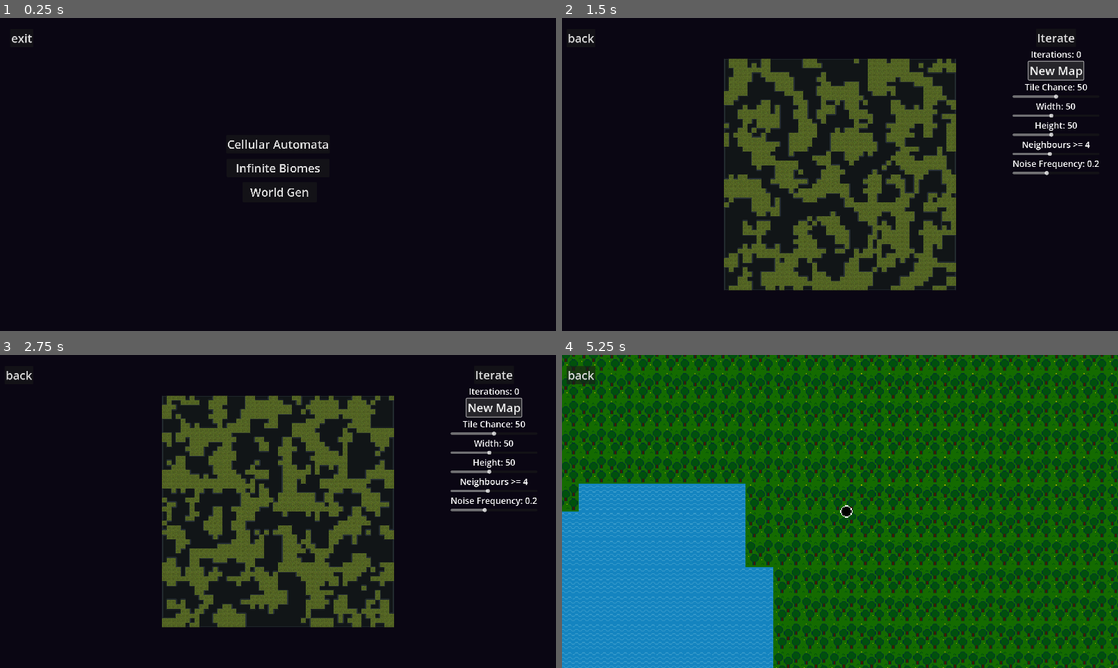
Above: before the commit, frames 1-4 (two rows, left to right).
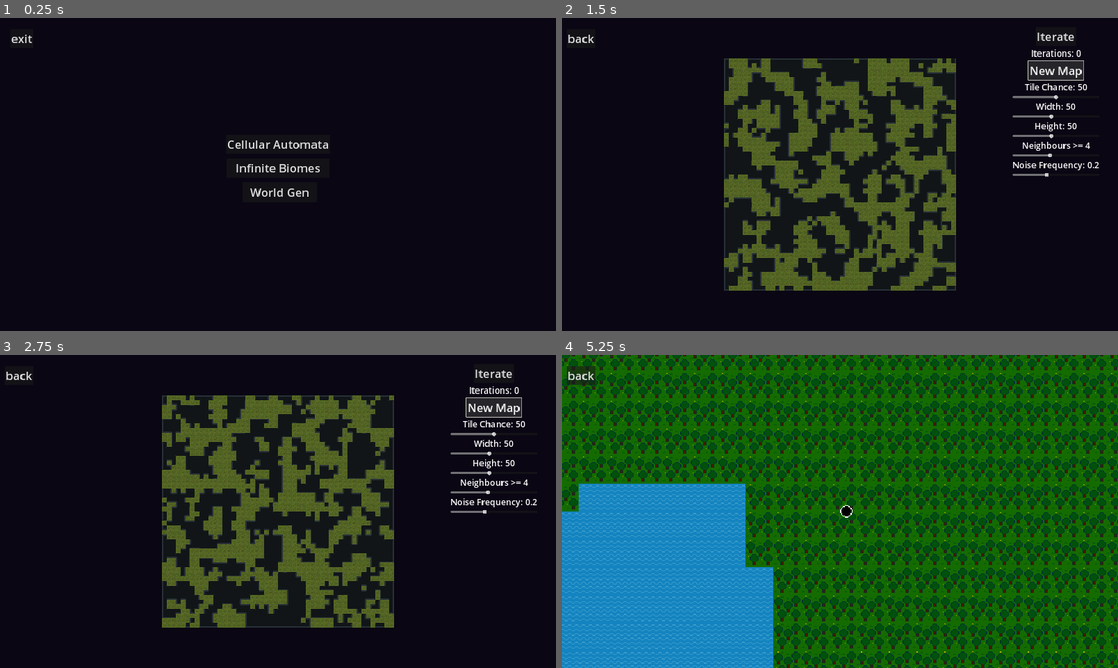
Above: after the commit, the same moments.

Repository: G-Milzink/ProcGen_exp
Game: Godot game, scene res://main.tscn
Same seed, same stepped clock (60 frames per second), same inputs: the game is played once before the commit and once after it.
Inputs:
- Up to frame 1 (0.25 s): no input
- Up to frame 2 (1.5 s): click "Cellular Automata" at 0.5 s; click "New Map" at 1.25 s
- Up to frame 3 (2.75 s): click "New Map" at 2 s
- Up to frame 4 (5.25 s): click "Iterate" at 2.75 s; click "back" at 3.5 s; click "Infinite Biomes" at 4.25 s; tap Enter at 5 s; hold D (right) from 5.03 s (still down); hold Space (ui_select) from 5.03 s (still down)

The runs differ from the first frame. In frame 1, 0.4% of the frame differs, in the area x 2-59%, y 5-58%; in frame 2, 2.0%; in frame 3, 2.1%; in frame 4, 4.1%, in the area x 0-100%, y 0-100%.

Commit message:
initial base implementation of KCC_dungeon generator. (random_rooms,prims algo)

Diff:
--- /dev/null
+++ b/KCC_rnd_Dungeon/kcc_rnd_dungeon.gd
@@ -0,0 +1,83 @@
+extends Node2D
+
+var room = preload("res://KCC_rnd_Dungeon/room.tscn")
+
+@export var tile_size = 32
+@export var num_rooms = 50
+@export var min_size = 4
+@export var max_size = 10
+@export var horiz_spread = 100
+@export var cull = 0.4
+
+var path  #Astar pathfinding object
+
+func _ready():
+	randomize()
+	_makeRooms()
+
+func _makeRooms():
+	for i in num_rooms:
+		var pos = Vector2(randi_range(-horiz_spread,horiz_spread),0)
+		var r = room.instantiate()
+		var w = min_size + randi() % (max_size - min_size)
+		var h = min_size + randi() % (max_size - min_size)
+		r.makeRoom(pos, Vector2(w,h) * tile_size)
+		$Rooms.add_child(r)
+	# wait for movement to stop:
+	await(get_tree().create_timer(1.5).timeout)
+	# cull rooms:
+	var room_positions = []
+	for room in $Rooms.get_children():
+		if randf() < cull:
+			room.queue_free()
+		else:
+			room.set_freeze_enabled(true)
+			room_positions.append(Vector2(room.position))
+	await get_tree().process_frame
+	# generate a Minimum Spanning Tree connecting rooms
+	path = find_mst(room_positions)
+
+func _draw():
+	for room in $Rooms.get_children():
+		draw_rect(Rect2(room.position - room.size + room.size / 2, room.size ), Color.YELLOW, false)
+
+	if path:
+		for p in path.get_point_ids():
+			for c in path.get_point_connections(p):
+				var pp = path.get_point_position(p)
+				var cp = path.get_point_position(c)
+				draw_line(pp,cp,Color.YELLOW, 15, true)
+
+func _process(delta):
+	queue_redraw()
+
+func _input(event):
+	if event.is_action_pressed("ui_select"):
+		for n in $Rooms.get_children():
+			n.queue_free()
+		_makeRooms()
+
+func find_mst(nodes):
+	#Prims alghorithm
+	var path = AStar2D.new()
+	path.add_point(path.get_available_point_id(),nodes.pop_front())
+
+	# repeat until no more nodes remain
+	while nodes:
+		var min_dist = INF # min distance so far
+		var min_pos = null # position of that node
+		var cur_pos = null # current position
+		# loop through points in path
+		for point1 in path.get_point_ids():
+			var p1_pos = path.get_point_position(point1)
+			# loop through the remaining nodes
+			for point2 in nodes:
+				if p1_pos.distance_to(point2) < min_dist:
+					min_dist = p1_pos.distance_to(point2)
+					min_pos = point2
+					cur_pos = p1_pos
+		var node = path.get_available_point_id()
+		path.add_point(node,min_pos)
+		path.connect_points(path.get_closest_point(cur_pos),node)
+		nodes.erase(min_pos)
+	return path
--- /dev/null
+++ b/KCC_rnd_Dungeon/kcc_rnd_dungeon.tscn
@@ -0,0 +1,16 @@
+[gd_scene load_steps=3 format=3 uid="uid://b3vr8v7lvo5wh"]
+
+[ext_resource type="Script" path="res://KCC_rnd_Dungeon/kcc_rnd_dungeon.gd" id="1_mtfhw"]
+[ext_resource type="TileSet" uid="uid://bdpje1gn52vxj" path="res://tilesets/KCC_dungeon.tres" id="2_jjgpw"]
+
+[node name="KCC_rnd_Dungeon" type="Node2D"]
+script = ExtResource("1_mtfhw")
+
+[node name="Rooms" type="Node" parent="."]
+
+[node name="Camera2D" type="Camera2D" parent="."]
+zoom = Vector2(0.4, 0.4)
+
+[node name="TileMap" type="TileMap" parent="."]
+tile_set = ExtResource("2_jjgpw")
+format = 2
--- /dev/null
+++ b/KCC_rnd_Dungeon/room.gd
@@ -0,0 +1,11 @@
+extends RigidBody2D
+
+var size
+
+func makeRoom(_pos,_size):
+	position = _pos
+	size = _size
+	var s = RectangleShape2D.new()
+	s.custom_solver_bias = 0.75
+	s.size = size
+	$CollisionShape2D.shape = s
--- /dev/null
+++ b/KCC_rnd_Dungeon/room.tscn
@@ -0,0 +1,9 @@
+[gd_scene load_steps=2 format=3 uid="uid://hogsn73h5hq1"]
+
+[ext_resource type="Script" path="res://KCC_rnd_Dungeon/room.gd" id="1_owdsc"]
+
+[node name="Room" type="RigidBody2D"]
+lock_rotation = true
+script = ExtResource("1_owdsc")
+
+[node name="CollisionShape2D" type="CollisionShape2D" parent="."]
--- a/project.godot
+++ b/project.godot
@@ -27,11 +27,17 @@
 window/size/always_on_top=true
 window/size/window_width_override=960
 window/size/window_height_override=540
-window/stretch/mode="viewport"
+window/stretch/mode="canvas_items"
 
 [editor_plugins]
 
 enabled=PackedStringArray("res://addons/horizontal_file_system/plugin.cfg")
+
+[file_customization]
+
+folder_colors={
+"res://KCC_rnd_Dungeon/": "red"
+}
 
 [input]
 
@@ -56,6 +62,10 @@
 ]
 }
 
+[physics]
+
+2d/default_gravity=0.0
+
 [rendering]
 
 textures/canvas_textures/default_texture_filter=0
--- /dev/null
+++ b/tilesets/KCC_dungeon.tres
@@ -0,0 +1,106 @@
+[gd_resource type="TileSet" load_steps=3 format=3 uid="uid://bdpje1gn52vxj"]
+
+[sub_resource type="CompressedTexture2D" id="CompressedTexture2D_rqe13"]
+load_path = "res://.godot/imported/dungeon_tileset.png-1ec00b8c04a3d20b7a9304fd9b58d3bc.ctex"
+
+[sub_resource type="TileSetAtlasSource" id="TileSetAtlasSource_wq2yn"]
+texture = SubResource("CompressedTexture2D_rqe13")
+texture_region_size = Vector2i(32, 32)
+1:0/0 = 0
+1:0/0/terrain_set = 0
+1:0/0/terrains_peering_bit/bottom_right_corner = 0
+2:0/0 = 0
+2:0/0/terrain_set = 0
+2:0/0/terrains_peering_bit/bottom_right_corner = 0
+2:0/0/terrains_peering_bit/bottom_side = 0
+2:0/0/terrains_peering_bit/bottom_left_corner = 0
+3:0/0 = 0
+3:0/0/terrain_set = 0
+3:0/0/terrains_peering_bit/bottom_left_corner = 0
+0:1/0 = 0
+0:1/0/terrain_set = 0
+0:1/0/terrains_peering_bit/bottom_right_corner = 0
+1:1/0 = 0
+1:1/0/terrain_set = 0
+1:1/0/terrains_peering_bit/right_side = 0
+1:1/0/terrains_peering_bit/bottom_right_corner = 0
+1:1/0/terrains_peering_bit/bottom_side = 0
+1:1/0/terrains_peering_bit/bottom_left_corner = 0
+1:1/0/terrains_peering_bit/top_right_corner = 0
+2:1/0 = 0
+2:1/0/terrain_set = 0
+3:1/0 = 0
+3:1/0/terrain_set = 0
+3:1/0/terrains_peering_bit/bottom_right_corner = 0
+3:1/0/terrains_peering_bit/bottom_side = 0
+3:1/0/terrains_peering_bit/bottom_left_corner = 0
+3:1/0/terrains_peering_bit/left_side = 0
+3:1/0/terrains_peering_bit/top_left_corner = 0
+4:1/0 = 0
+4:1/0/terrain_set = 0
+4:1/0/terrains_peering_bit/bottom_left_corner = 0
+0:2/0 = 0
+0:2/0/terrain_set = 0
+0:2/0/terrains_peering_bit/right_side = 0
+0:2/0/terrains_peering_bit/bottom_right_corner = 0
+0:2/0/terrains_peering_bit/top_right_corner = 0
+1:2/0 = 0
+1:2/0/terrain_set = 0
+2:2/0 = 0
+2:2/0/terrain_set = 0
+2:2/0/terrain = 0
+2:2/0/terrains_peering_bit/right_side = 0
+2:2/0/terrains_peering_bit/bottom_right_corner = 0
+2:2/0/terrains_peering_bit/bottom_side = 0
+2:2/0/terrains_peering_bit/bottom_left_corner = 0
+2:2/0/terrains_peering_bit/left_side = 0
+2:2/0/terrains_peering_bit/top_left_corner = 0
+2:2/0/terrains_peering_bit/top_side = 0
+2:2/0/terrains_peering_bit/top_right_corner = 0
+3:2/0 = 0
+3:2/0/terrain_set = 0
+4:2/0 = 0
+4:2/0/terrain_set = 0
+4:2/0/terrains_peering_bit/bottom_left_corner = 0
+4:2/0/terrains_peering_bit/left_side = 0
+4:2/0/terrains_peering_bit/top_left_corner = 0
+0:3/0 = 0
+0:3/0/terrain_set = 0
+0:3/0/terrains_peering_bit/top_right_corner = 0
+1:3/0 = 0
+1:3/0/terrain_set = 0
+1:3/0/terrains_peering_bit/right_side = 0
+1:3/0/terrains_peering_bit/bottom_right_corner = 0
+1:3/0/terrains_peering_bit/top_left_corner = 0
+1:3/0/terrains_peering_bit/top_side = 0
+1:3/0/terrains_peering_bit/top_right_corner = 0
+2:3/0 = 0
+2:3/0/terrain_set = 0
+3:3/0 = 0
+3:3/0/terrain_set = 0
+3:3/0/terrains_peering_bit/bottom_left_corner = 0
+3:3/0/terrains_peering_bit/left_side = 0
+3:3/0/terrains_peering_bit/top_left_corner = 0
+3:3/0/terrains_peering_bit/top_side = 0
+3:3/0/terrains_peering_bit/top_right_corner = 0
+4:3/0 = 0
+4:3/0/terrain_set = 0
+4:3/0/terrains_peering_bit/top_left_corner = 0
+1:4/0 = 0
+1:4/0/terrain_set = 0
+1:4/0/terrains_peering_bit/top_right_corner = 0
+2:4/0 = 0
+2:4/0/terrain_set = 0
+2:4/0/terrains_peering_bit/top_left_corner = 0
+2:4/0/terrains_peering_bit/top_side = 0
+2:4/0/terrains_peering_bit/top_right_corner = 0
+3:4/0 = 0
+3:4/0/terrain_set = 0
+3:4/0/terrains_peering_bit/top_left_corner = 0
+
+[resource]
+tile_size = Vector2i(32, 32)
+terrain_set_0/mode = 0
+terrain_set_0/terrain_0/name = "dungeon 0"
+terrain_set_0/terrain_0/color = Color(0.5, 0.34375, 0.25, 1)
+sources/0 = SubResource("TileSetAtlasSource_wq2yn")
Binary file added: 0_PNG/KCC_dungeon.png
Not shown, added: 0_PNG/KCC_dungeon.png.import
